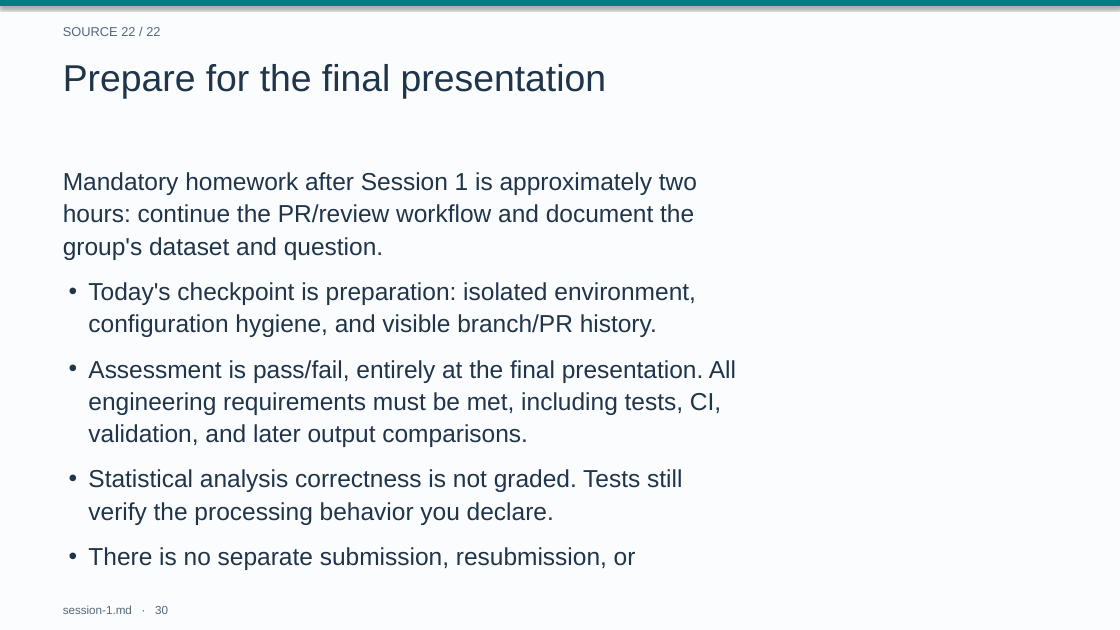
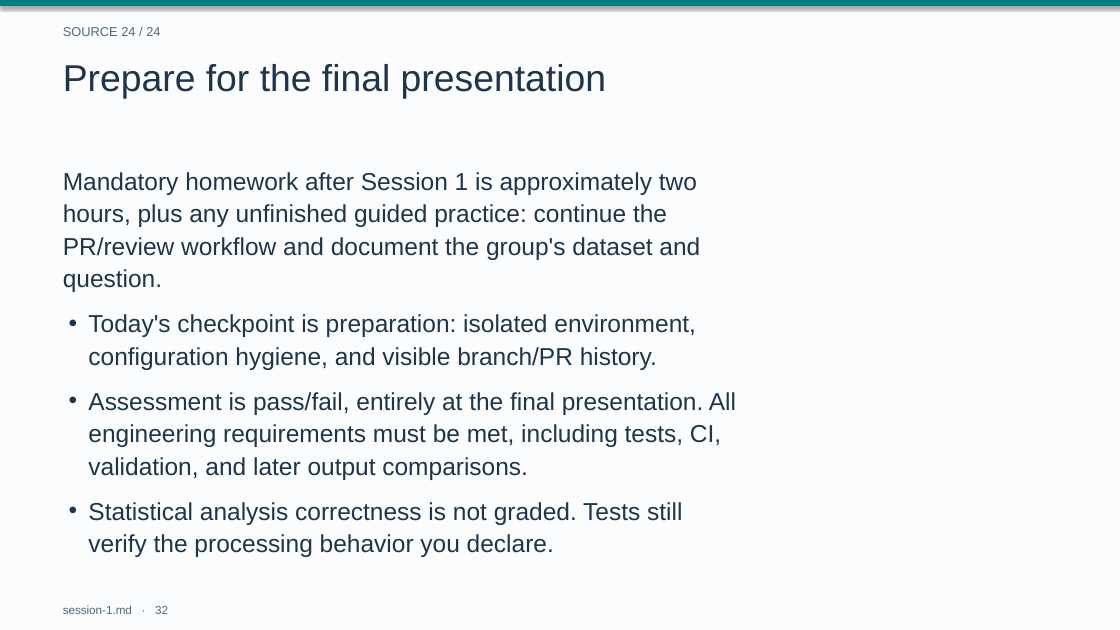
Before and after one commit to drweihungpan-lab/3R-teaching, a slide deck: slide 32 of materials/slides/session-1.pptx (slide 30 before the commit). Drawn at 1120x630 pixels with LibreOffice and Linux fonts; fonts in the diff are those of the drawing. Boxes give left, top, right and bottom in pixels: in the first picture for what was removed or moved away, otherwise in the second. Text is boxed around its words. In the diff, an @@ line names an element or a change of style, - is before the commit and + after.

```diff
--- a/materials/slides/session-1.pptx
+++ b/materials/slides/session-1.pptx
@@ text at (63, 27, 160, 36): text changed @@
-SOURCE 22 / 22
+SOURCE 24 / 24
@@ text at (63, 172, 700, 292): text changed @@
-Mandatory homework after Session 1 is approximately two
-hours: continue the PR/review workflow and document the
-group's dataset and question.
+Mandatory homework after Session 1 is approximately two
+hours, plus any unfinished guided practice: continue the
+PR/review workflow and document the group's dataset and
+question.
@@ text "Today's checkpoint is preparation: isolated ...": place and size @@
-text "Today's checkpoint is preparation: isolated ..." at (88, 282, 696, 337)
+text "Today's checkpoint is preparation: isolated ..." at (88, 314, 696, 370)
@@ text "Assessment is pass/fail, entirely at ...": place and size @@
-text "Assessment is pass/fail, entirely at ..." at (88, 360, 736, 447)
+text "Assessment is pass/fail, entirely at ..." at (88, 392, 736, 480)
@@ text "Statistical analysis correctness is not ...": place and size @@
-text "Statistical analysis correctness is not ..." at (88, 469, 682, 525)
+text "Statistical analysis correctness is not ..." at (88, 502, 682, 557)
@@ text removed at (88, 547, 636, 570) @@
-• There is no separate submission, resubmission, or
@@ text at (63, 605, 168, 614): text changed @@
-session-1.md · 30
+session-1.md · 32
```
Also in this commit, not shown: 30 other slides changed, 2 slides added, 26 other files.
